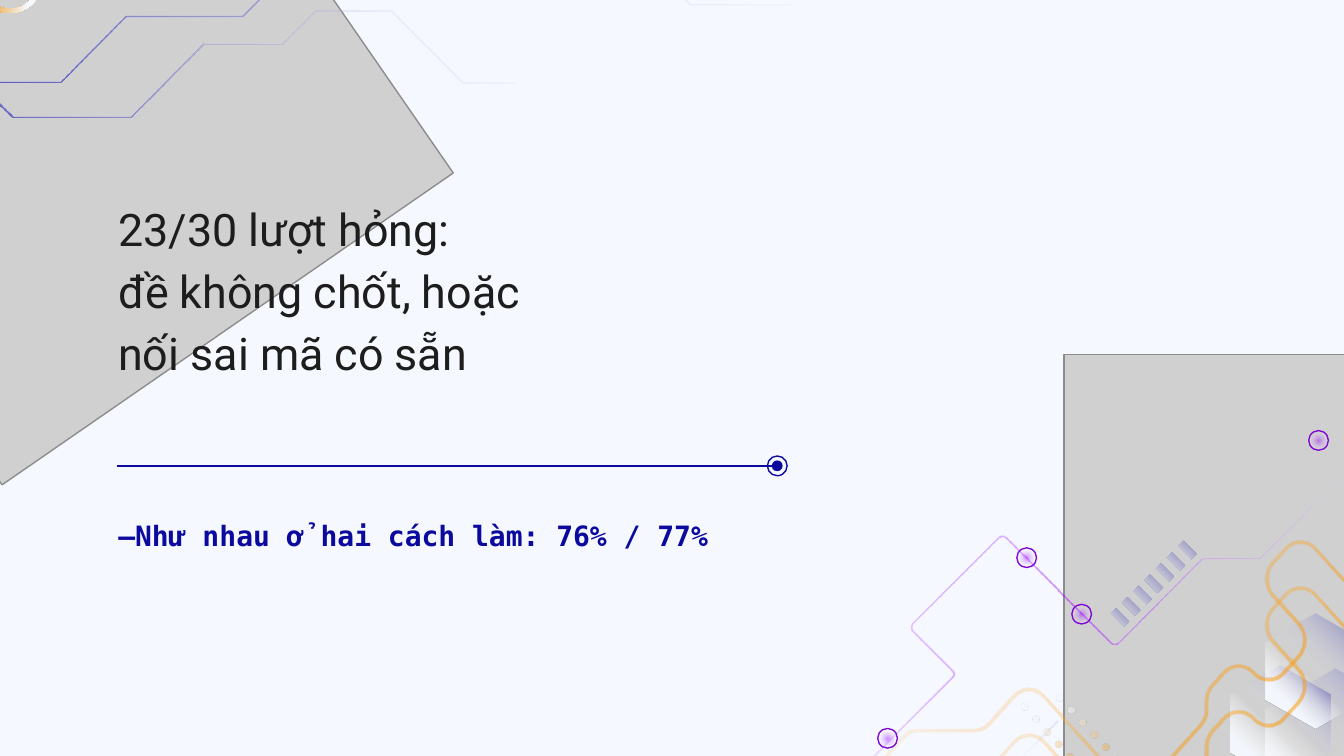
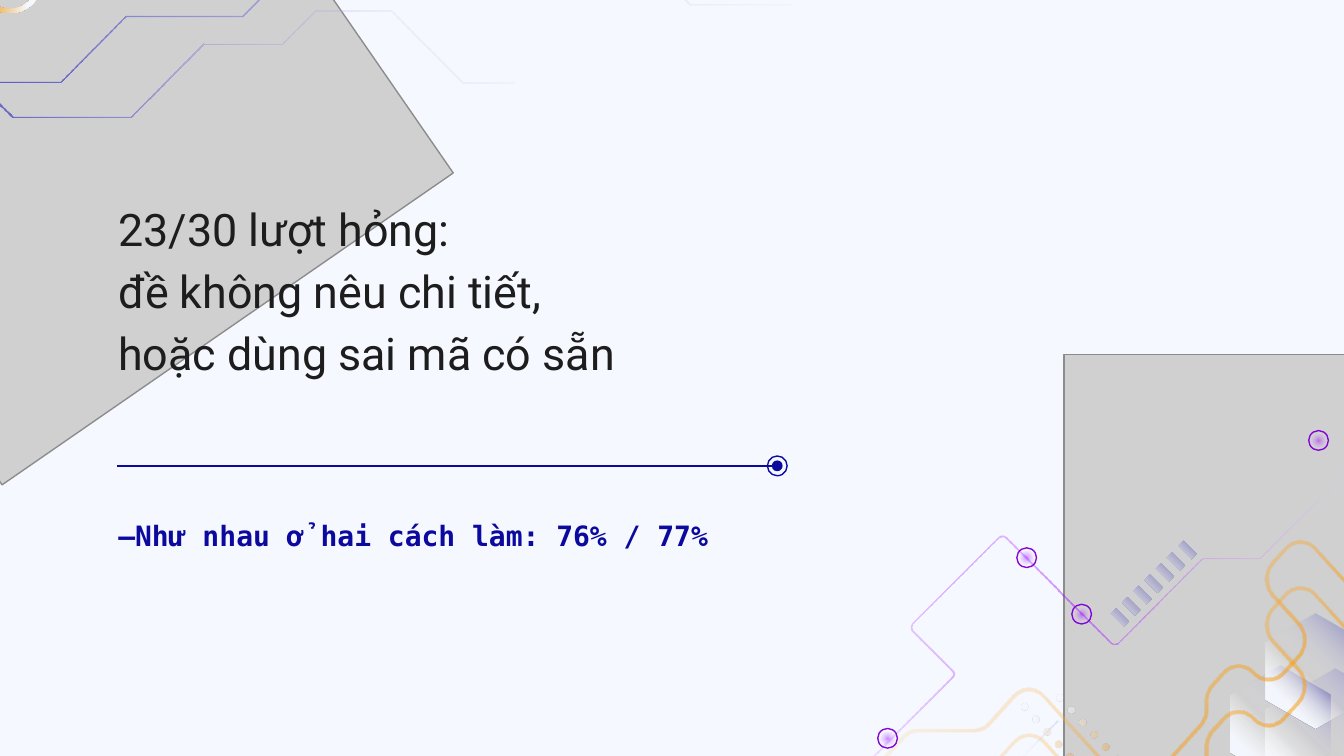
Before and after one commit to doanan293/vipharmind-ai-sdlc-study, a slide deck: slide 22 of docs/presentation/vipharmind-slides.pptx. Drawn at 1344x756 pixels with LibreOffice and Linux fonts; fonts in the diff are those of the drawing; grey boxes stand for pictures. Boxes give left, top, right and bottom in pixels: in the first picture for what was removed or moved away, otherwise in the second. Text is boxed around its words. In the diff, an @@ line names an element or a change of style, - is before the commit and + after.

```diff
--- a/docs/presentation/vipharmind-slides.pptx
+++ b/docs/presentation/vipharmind-slides.pptx
@@ text at <box>118,205,615,382</box>: text changed @@
-23/30 lượt hỏng:
-đề không chốt, hoặc
-nối sai mã có sẵn
+23/30 lượt hỏng:
+đề không nêu chi tiết,
+hoặc dùng sai mã có sẵn
```
Also in this commit, not shown: 9 other slides changed, 5 other files.
